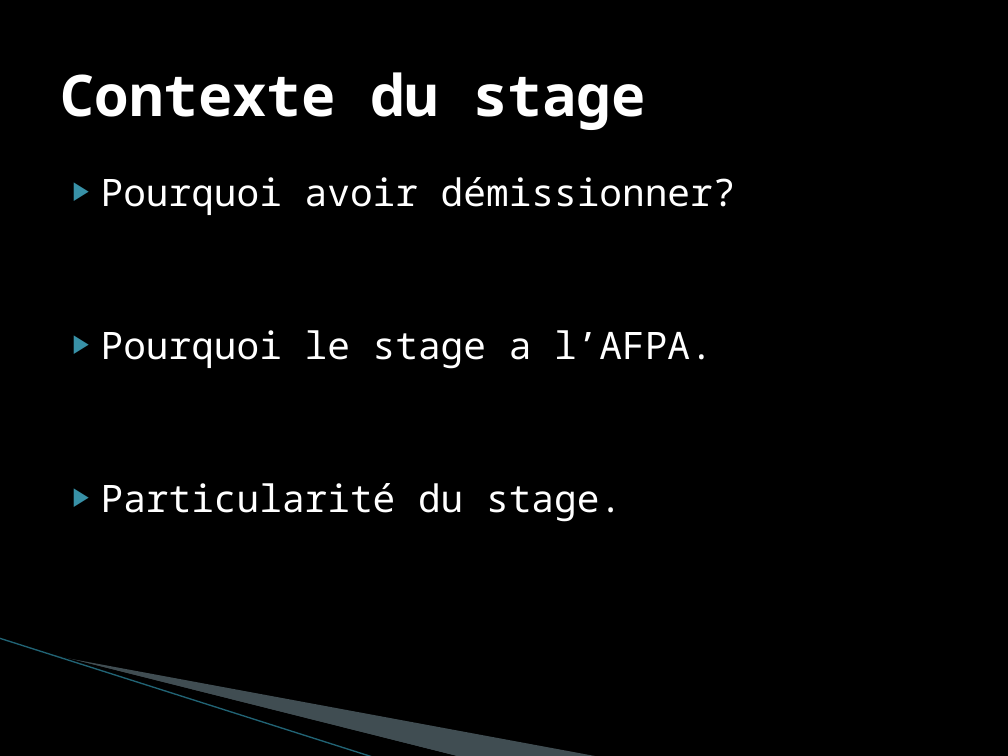
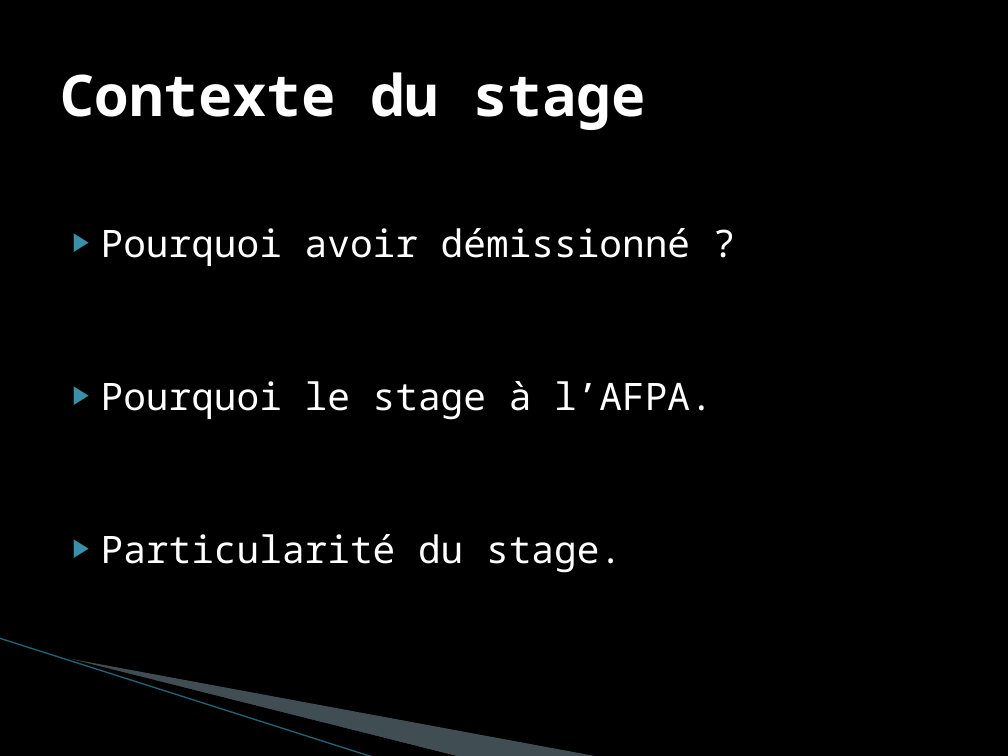
Before and after one commit to AurelienHarle/SuiviStagiaire, a slide deck: slide 3 of doc/Rapport de stage/Presentation suivi de stagiaire.pptx. Drawn at 1008x756 pixels with LibreOffice and Linux fonts; fonts in the diff are those of the drawing; background and template pictures are left out. Boxes give left, top, right and bottom in pixels: in the first picture for what was removed or moved away, otherwise in the second. Text is boxed around its words. In the diff, an @@ line names an element or a change of style, - is before the commit and + after.

```diff
--- a/doc/Rapport de stage/Presentation suivi de stagiaire.pptx
+++ b/doc/Rapport de stage/Presentation suivi de stagiaire.pptx
@@ text at <box>101,228,713,420</box>: text changed @@
-▶ Pourquoi avoir démissionner?
-▶ Pourquoi le stage a l’AFPA.
+▶ Pourquoi avoir démissionné ?
+▶ Pourquoi le stage à l’AFPA.
```
Also in this commit, not shown: 10 other slides changed, 1 slide added, 2 other files.
